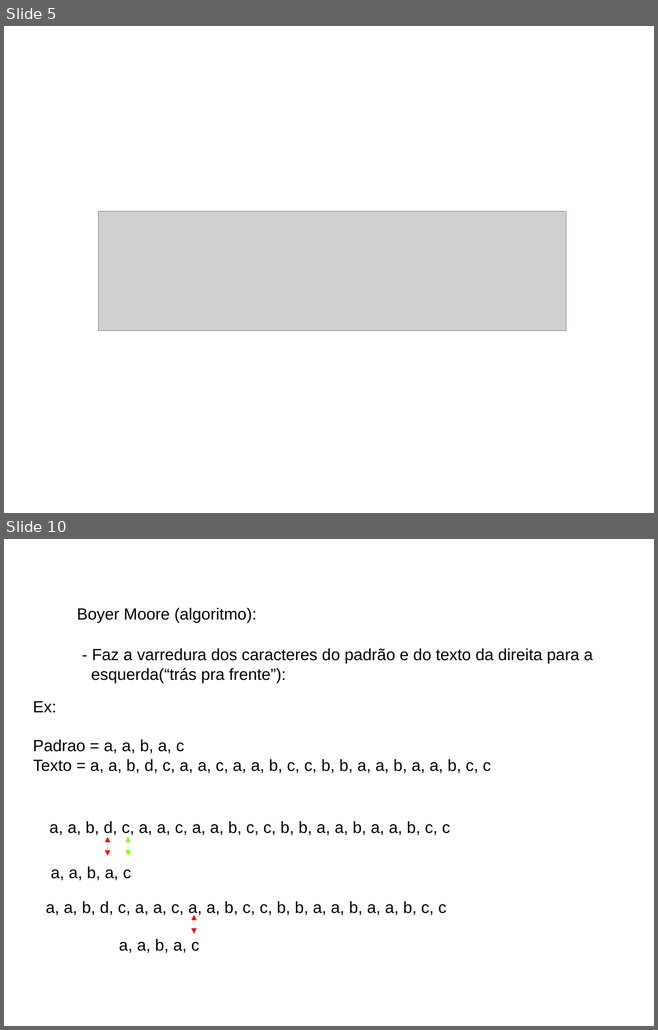
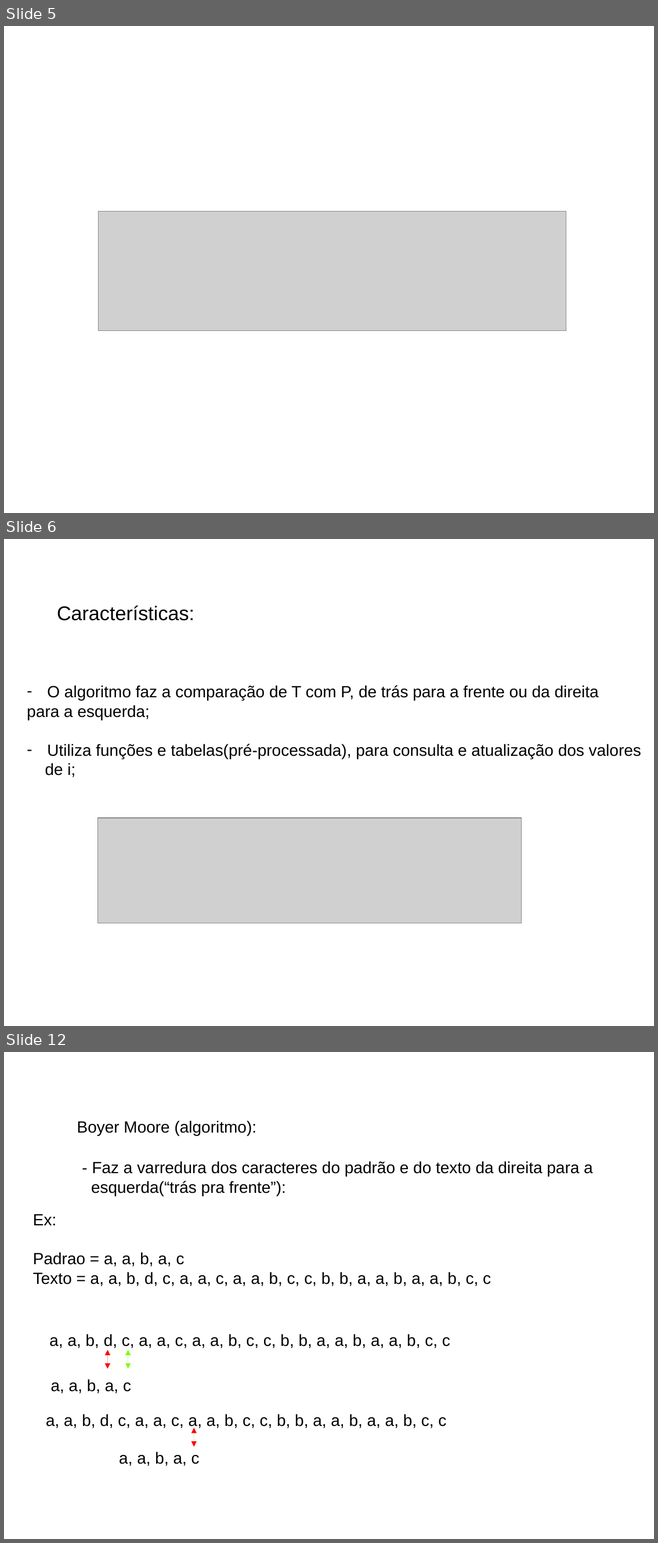
Before and after one commit to BartoAlheiros/Projeto-PAA, a slide deck: PAA 2a Oficina.pptx. Shown one above the other, each under a label of ours: slides 5 and 10 before the commit, slides 5, 6 and 12 after it; the slides between them are not shown. The pictures are 658x1030 and 658x1543 pixels, drawn with LibreOffice and Linux fonts; fonts in the diff are those of the drawing; grey boxes stand for pictures; background and template pictures are left out. Boxes give left, top, right and bottom in pixels: in the first picture for what was removed or moved away, otherwise in the second. Text is boxed around its words. In the diff, an @@ line names an element or a change of style, - is before the commit and + after.

```diff
--- a/PAA 2a Oficina.pptx
+++ b/PAA 2a Oficina.pptx
@@ slide 6 added at bbox=[4, 539, 654, 1026], background picture (left out) @@
@@ text added at bbox=[57, 605, 194, 621], 22 pt, text #000000 @@
+Características:
@@ text added at bbox=[27, 685, 641, 777], 18 pt, text #000000 @@
+– O algoritmo faz a comparação de T com P, de trás para a frente ou da direita
+para a esquerda;
+– Utiliza funções e tabelas(pré-processada), para consulta e atualização dos valores
+de i;
@@ picture added at bbox=[97, 817, 521, 923] @@
@@ what was slide 10 is now slide 12 @@
```
Also in this commit, not shown: 12 slides changed, 2 other slides added, 1 slide removed, 4 other files.
